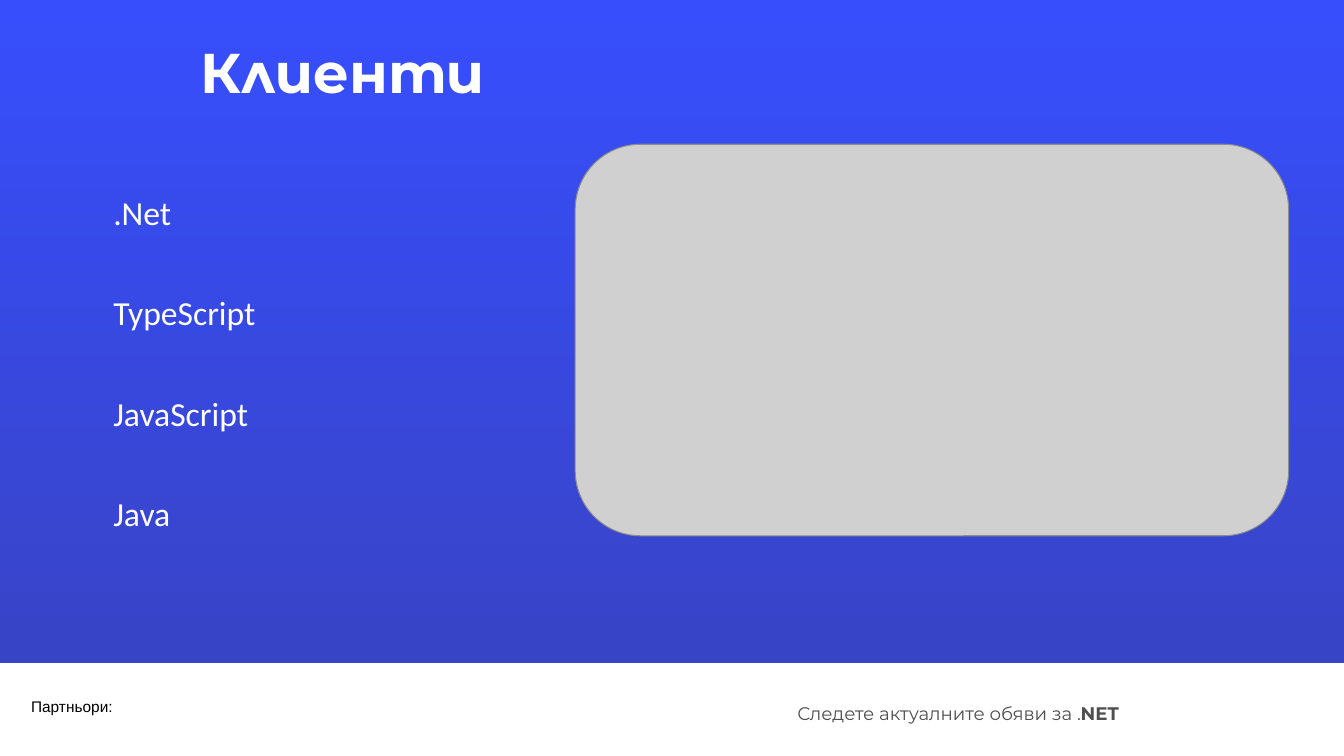
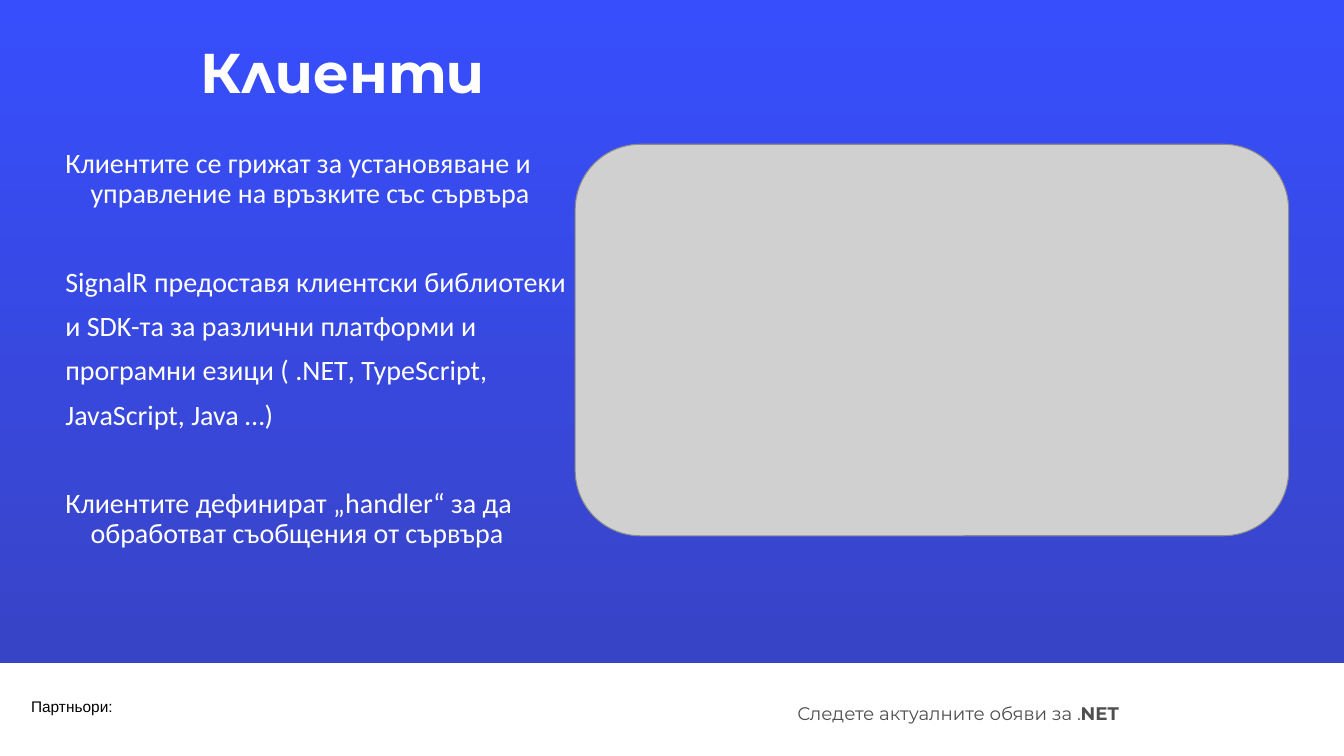
Before and after one commit to HristinaDAIS/SignalRDemo, a slide deck: slide 10 of SignalRPresentation/NET_May 2024.pptx (slide 9 before the commit). Drawn at 1344x756 pixels with LibreOffice and Linux fonts; fonts in the diff are those of the drawing; grey boxes stand for pictures; background and template pictures are left out. Boxes give left, top, right and bottom in pixels: in the first picture for what was removed or moved away, otherwise in the second. Text is boxed around its words. In the diff, an @@ line names an element or a change of style, - is before the commit and + after.

```diff
--- a/SignalRPresentation/NET_May 2024.pptx
+++ b/SignalRPresentation/NET_May 2024.pptx
@@ text at bbox=[65, 155, 565, 548]: text changed; size 24 to 20 pt @@
-.Net
-TypeScript
-JavaScript
-Java
+Клиентите се грижат за установяване и управление на връзките със сървъра
+SignalR предоставя клиентски библиотеки
+и SDK-та за различни платформи и
+програмни езици ( .NET, TypeScript,
+JavaScript, Java …)
+Клиентите дефинират „handler“ за да обработват съобщения от сървъра
```
Also in this commit, not shown: 6 other slides changed, 4 slides added, 2 slides removed.
